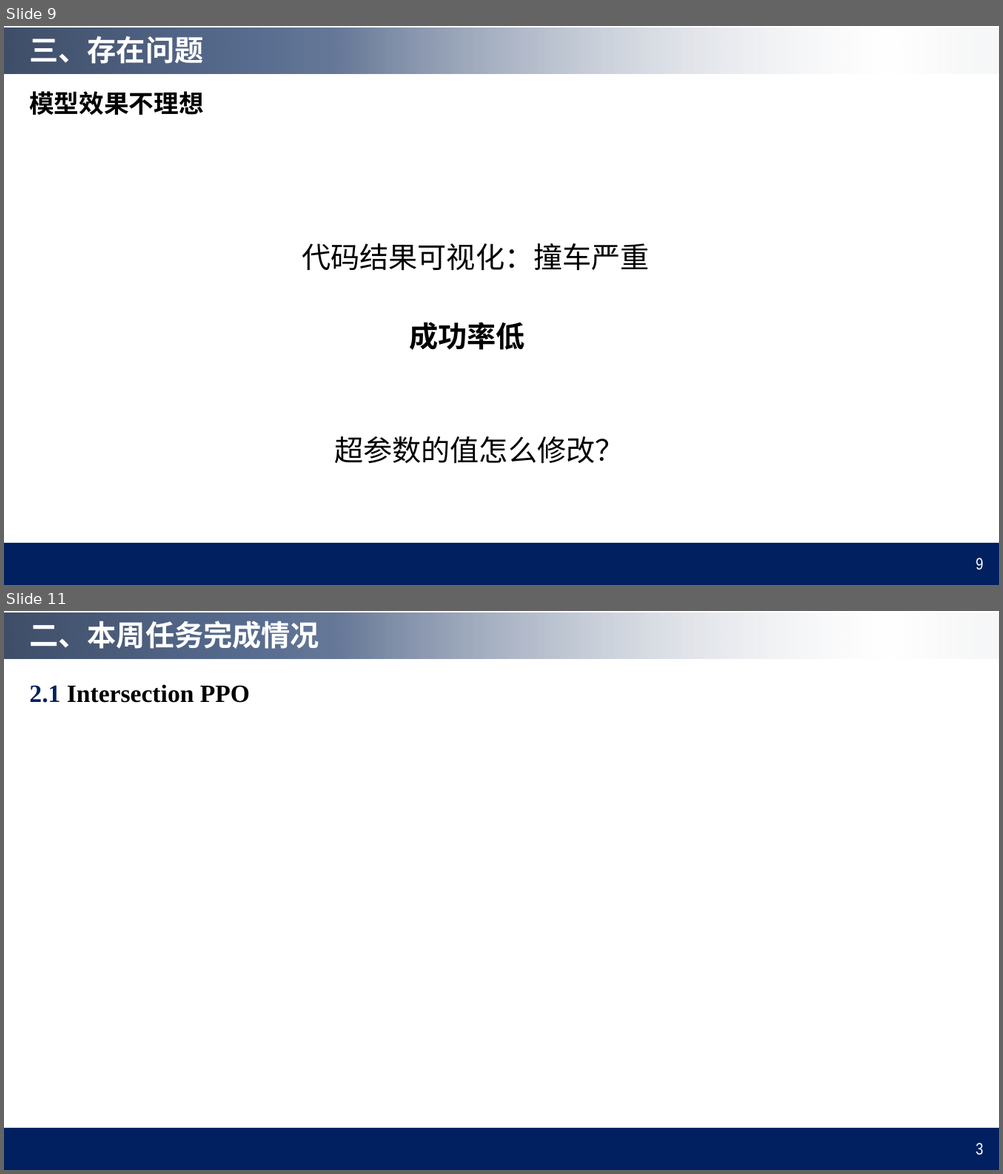
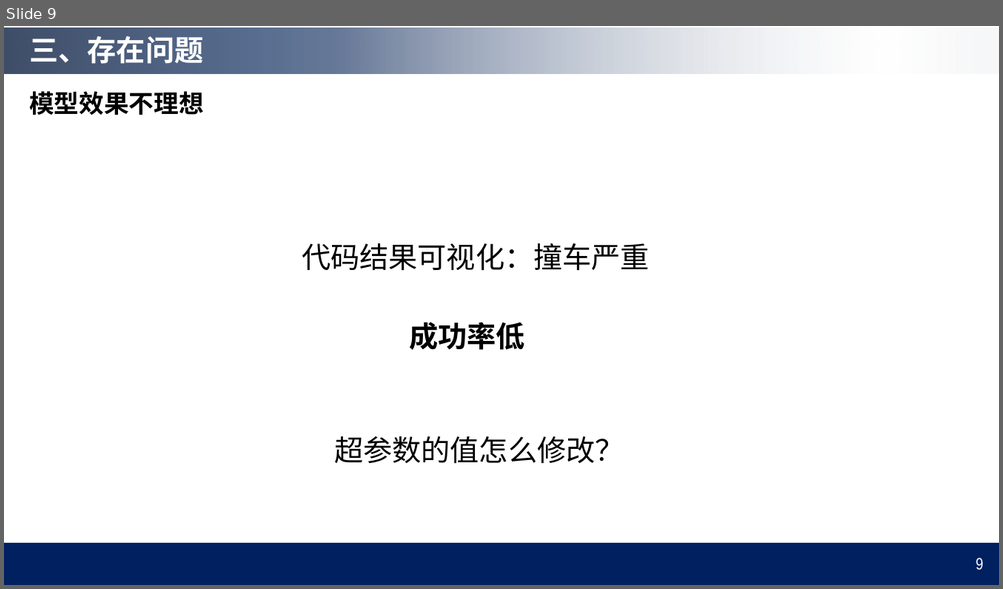
Before and after one commit to QinCheng0928/RL, a slide deck: 组会汇报.pptx. Shown one above the other, each under a label of ours: slides 9 and 11 before the commit, slide 9 after it; the slides between them are not shown. The pictures are 1003x1174 and 1003x589 pixels, drawn with LibreOffice and Linux fonts; fonts in the diff are those of the drawing; background and template pictures are left out. Boxes give left, top, right and bottom in pixels: in the first picture for what was removed or moved away, otherwise in the second. Text is boxed around its words. In the diff, an @@ line names an element or a change of style, - is before the commit and + after.

```diff
--- a/组会汇报.pptx
+++ b/组会汇报.pptx
@@ slide 11 removed at (x1=4, y1=611, x2=999, y2=1170), background #FFFFFF; not listed: 2 template elements that a slide beside it also shows @@
@@ title removed at (x1=29, y1=621, x2=318, y2=649) @@
-二、本周任务完成情况
@@ text removed at (x1=29, y1=684, x2=250, y2=703) @@
-2.1 Intersection PPO
@@ text removed at (x1=976, y1=1143, x2=983, y2=1156) @@
-3
```
Also in this commit, not shown: 3 slides changed, 6 slides added, 1 other slide removed.
